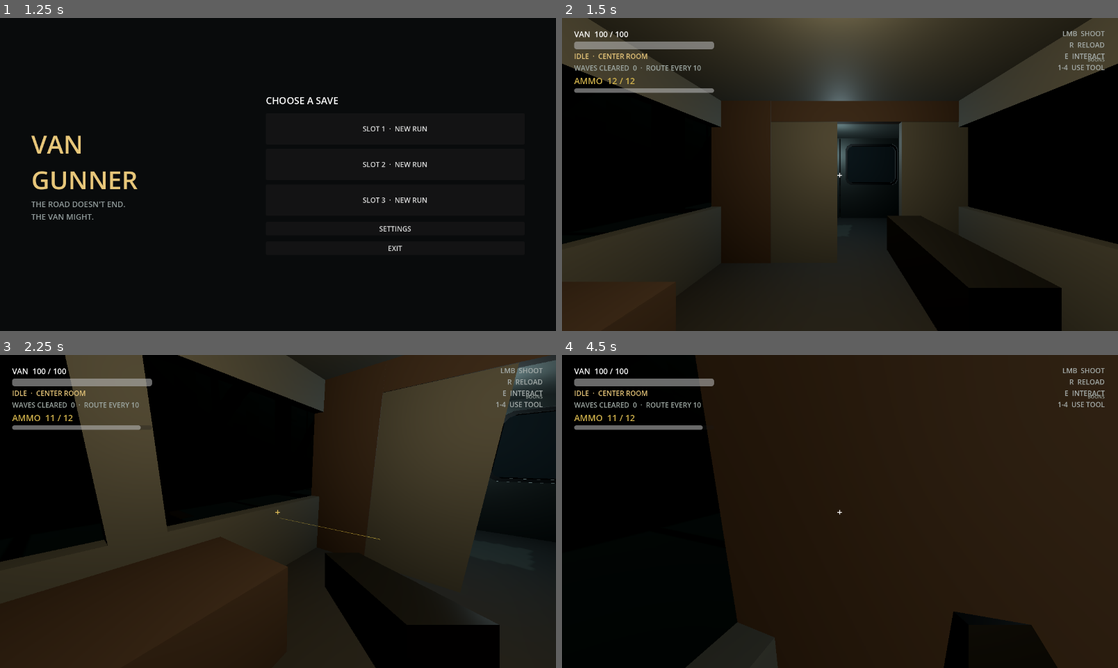
Above: before the commit, frames 1-4 (two rows, left to right).
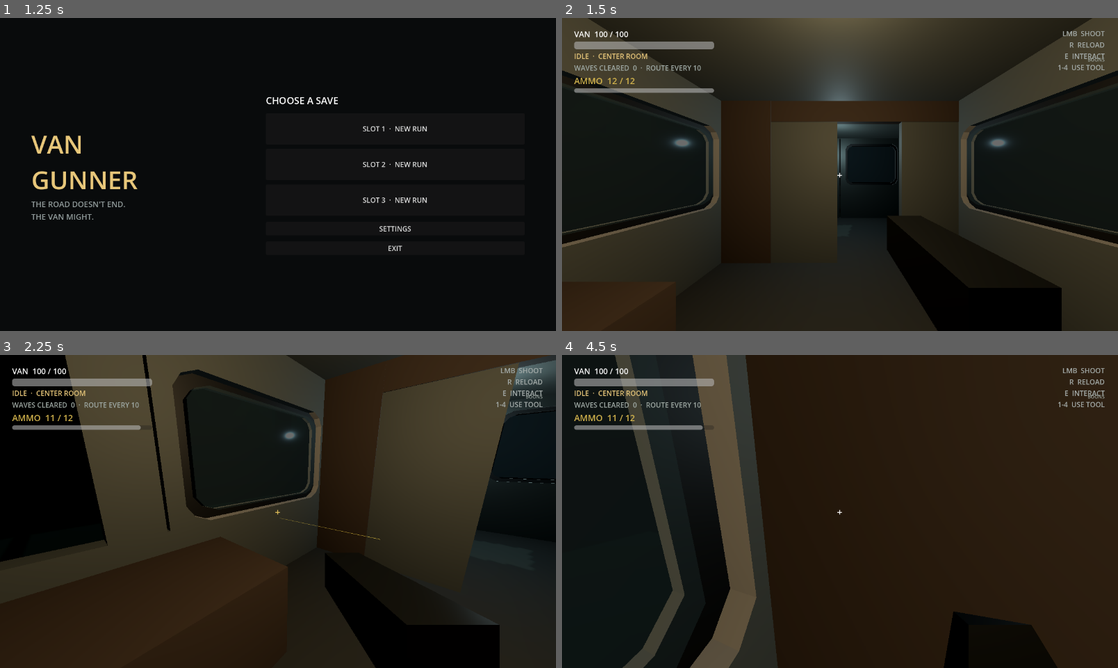
Above: after the commit, the same moments.

Repository: SebastianFreitas/van-gunner
Game: Godot game, scene res://scenes/boot/boot.tscn
Two runs of this game, one before a commit and one after it. Both use one fixed random seed, a clock stepped at 60 frames per second and the inputs below.
Inputs (mouse positions are in pixels of both pictures, inside the frame that each line leads up to):
- Up to frame 1 (1.25 s): tap Enter at 0.5 s; move the mouse to (400, 158) at 0.52 s; hold D (move_right) from 0.53 s (still down); hold E (interact) from 0.53 s (still down)
- Up to frame 2 (1.5 s): release D (move_right) at 1.25 s; release E (interact) at 1.25 s; click "SLOT 1 · NEW RUN" at 1.25 s
- Up to frame 3 (2.25 s): tap Space at 2 s; move the mouse to (250, 511) at 2.02 s; hold W (move_forward) from 2.03 s (still down); click (250, 511) at 2.1 s
- Up to frame 4 (4.5 s): keep holding W (move_forward); move the mouse to (851, 505) at 2.77 s; hold 1 (use_slot_1) 2.78-3.53 s; tap Enter at 3.5 s; move the mouse to (834, 517) at 3.52 s; tap 2 (use_slot_2) at 3.6 s; tap Space at 4.25 s; move the mouse to (878, 514) at 4.27 s; hold 3 (use_slot_3) from 4.28 s (still down)

Frame 1 is identical in both runs. In frame 2, 4.4% of the frame differs, in the area x 0-100%, y 14-74%; in frame 3, 4.9%; in frame 4, 15%, in the area x 9-39%, y 0-100%.

Commit message:
Fit side windows into the wall with matching rounded cutouts.
Co-authored-by: Cursor <cursoragent@cursor.com>

Diff:
--- a/scenes/van/van.tscn
+++ b/scenes/van/van.tscn
@@ -103,6 +103,9 @@
 [sub_resource type="BoxMesh" id="RearWindowGlassMesh"]
 size = Vector3(1.8, 1.36, 0.04)
 
+[sub_resource type="BoxShape3D" id="SideWindowGlassShape"]
+size = Vector3(0.22, 1.28, 2.28)
+
 [sub_resource type="BoxMesh" id="FrontPanelMesh"]
 size = Vector3(1.6, 2.65, 0.2)
 
@@ -277,6 +280,200 @@
 [node name="RightFrontCollision" type="CollisionShape3D" parent="TravelPath/VanFollow/VanRig/Interior/Shell/SidePillars" unique_id=556399036]
 transform = Transform3D(1, 0, 0, 0, 1, 0, 0, 0, 1, 2.31, 1.775, -2)
 shape = SubResource("SidePillarShape")
+
+[node name="SideWindows" type="Node3D" parent="TravelPath/VanFollow/VanRig/Interior/Shell"]
+
+[node name="LeftRear" type="Node3D" parent="TravelPath/VanFollow/VanRig/Interior/Shell/SideWindows"]
+transform = Transform3D(1, 0, 0, 0, 1, 0, 0, 0, 1, -2.31, 1.775, 2.835)
+
+[node name="WallPanel" type="CSGCombiner3D" parent="TravelPath/VanFollow/VanRig/Interior/Shell/SideWindows/LeftRear"]
+use_collision = false
+
+[node name="Body" type="CSGBox3D" parent="TravelPath/VanFollow/VanRig/Interior/Shell/SideWindows/LeftRear/WallPanel"]
+material = SubResource("WallMaterial")
+size = Vector3(0.18, 1.55, 2.78)
+
+[node name="WindowCut" type="CSGPolygon3D" parent="TravelPath/VanFollow/VanRig/Interior/Shell/SideWindows/LeftRear/WallPanel"]
+transform = Transform3D(0, 0, 1, 0, 1, 0, -1, 0, 0, 0.1, 0, 0)
+operation = 2
+polygon = PackedVector2Array(-0.983, -0.707, -1.142, -0.636, -1.222, -0.519, -1.222, 0.519, -1.142, 0.636, -0.983, 0.707, 0.983, 0.707, 1.142, 0.636, 1.222, 0.519, 1.222, -0.519, 1.142, -0.636, 0.983, -0.707)
+depth = 0.28
+
+[node name="WindowFrame" type="CSGCombiner3D" parent="TravelPath/VanFollow/VanRig/Interior/Shell/SideWindows/LeftRear"]
+transform = Transform3D(0, 0, 1, 0, 1, 0, -1, 0, 0, -0.02, 0, 0)
+use_collision = false
+
+[node name="Outer" type="CSGPolygon3D" parent="TravelPath/VanFollow/VanRig/Interior/Shell/SideWindows/LeftRear/WindowFrame"]
+material = SubResource("RearWindowFrameMaterial")
+polygon = PackedVector2Array(-1.029, -0.74, -1.196, -0.666, -1.28, -0.543, -1.28, 0.543, -1.196, 0.666, -1.029, 0.74, 1.029, 0.74, 1.196, 0.666, 1.28, 0.543, 1.28, -0.543, 1.196, -0.666, 1.029, -0.74)
+depth = 0.05
+
+[node name="InnerCut" type="CSGPolygon3D" parent="TravelPath/VanFollow/VanRig/Interior/Shell/SideWindows/LeftRear/WindowFrame"]
+transform = Transform3D(1, 0, 0, 0, 1, 0, 0, 0, 1, 0, 0, 0.01)
+operation = 2
+polygon = PackedVector2Array(-0.861, -0.617, -1.017, -0.56, -1.1, -0.455, -1.1, 0.455, -1.017, 0.56, -0.861, 0.617, 0.861, 0.617, 1.017, 0.56, 1.1, 0.455, 1.1, -0.455, 1.017, -0.56, 0.861, -0.617)
+depth = 0.08
+
+[node name="WindowGlass" type="CSGPolygon3D" parent="TravelPath/VanFollow/VanRig/Interior/Shell/SideWindows/LeftRear"]
+transform = Transform3D(0, 0, 1, 0, 1, 0, -1, 0, 0, 0.06, 0, 0)
+material = SubResource("RearWindowGlassMaterial")
+polygon = PackedVector2Array(-0.861, -0.617, -1.017, -0.56, -1.1, -0.455, -1.1, 0.455, -1.017, 0.56, -0.861, 0.617, 0.861, 0.617, 1.017, 0.56, 1.1, 0.455, 1.1, -0.455, 1.017, -0.56, 0.861, -0.617)
+depth = 0.04
+
+[node name="BreakableGlass" type="Area3D" parent="TravelPath/VanFollow/VanRig/Interior/Shell/SideWindows/LeftRear"]
+transform = Transform3D(1, 0, 0, 0, 1, 0, 0, 0, 1, 0.06, 0, 0)
+collision_layer = 4
+collision_mask = 0
+monitoring = false
+monitorable = true
+script = ExtResource("18")
+
+[node name="Collision" type="CollisionShape3D" parent="TravelPath/VanFollow/VanRig/Interior/Shell/SideWindows/LeftRear/BreakableGlass"]
+shape = SubResource("SideWindowGlassShape")
+
+[node name="LeftFront" type="Node3D" parent="TravelPath/VanFollow/VanRig/Interior/Shell/SideWindows"]
+transform = Transform3D(1, 0, 0, 0, 1, 0, 0, 0, 1, -2.31, 1.775, -0.375)
+
+[node name="WallPanel" type="CSGCombiner3D" parent="TravelPath/VanFollow/VanRig/Interior/Shell/SideWindows/LeftFront"]
+use_collision = false
+
+[node name="Body" type="CSGBox3D" parent="TravelPath/VanFollow/VanRig/Interior/Shell/SideWindows/LeftFront/WallPanel"]
+material = SubResource("WallMaterial")
+size = Vector3(0.18, 1.55, 2.78)
+
+[node name="WindowCut" type="CSGPolygon3D" parent="TravelPath/VanFollow/VanRig/Interior/Shell/SideWindows/LeftFront/WallPanel"]
+transform = Transform3D(0, 0, 1, 0, 1, 0, -1, 0, 0, 0.1, 0, 0)
+operation = 2
+polygon = PackedVector2Array(-0.983, -0.707, -1.142, -0.636, -1.222, -0.519, -1.222, 0.519, -1.142, 0.636, -0.983, 0.707, 0.983, 0.707, 1.142, 0.636, 1.222, 0.519, 1.222, -0.519, 1.142, -0.636, 0.983, -0.707)
+depth = 0.28
+
+[node name="WindowFrame" type="CSGCombiner3D" parent="TravelPath/VanFollow/VanRig/Interior/Shell/SideWindows/LeftFront"]
+transform = Transform3D(0, 0, 1, 0, 1, 0, -1, 0, 0, -0.02, 0, 0)
+use_collision = false
+
+[node name="Outer" type="CSGPolygon3D" parent="TravelPath/VanFollow/VanRig/Interior/Shell/SideWindows/LeftFront/WindowFrame"]
+material = SubResource("RearWindowFrameMaterial")
+polygon = PackedVector2Array(-1.029, -0.74, -1.196, -0.666, -1.28, -0.543, -1.28, 0.543, -1.196, 0.666, -1.029, 0.74, 1.029, 0.74, 1.196, 0.666, 1.28, 0.543, 1.28, -0.543, 1.196, -0.666, 1.029, -0.74)
+depth = 0.05
+
+[node name="InnerCut" type="CSGPolygon3D" parent="TravelPath/VanFollow/VanRig/Interior/Shell/SideWindows/LeftFront/WindowFrame"]
+transform = Transform3D(1, 0, 0, 0, 1, 0, 0, 0, 1, 0, 0, 0.01)
+operation = 2
+polygon = PackedVector2Array(-0.861, -0.617, -1.017, -0.56, -1.1, -0.455, -1.1, 0.455, -1.017, 0.56, -0.861, 0.617, 0.861, 0.617, 1.017, 0.56, 1.1, 0.455, 1.1, -0.455, 1.017, -0.56, 0.861, -0.617)
+depth = 0.08
+
+[node name="WindowGlass" type="CSGPolygon3D" parent="TravelPath/VanFollow/VanRig/Interior/Shell/SideWindows/LeftFront"]
+transform = Transform3D(0, 0, 1, 0, 1, 0, -1, 0, 0, 0.06, 0, 0)
+material = SubResource("RearWindowGlassMaterial")
+polygon = PackedVector2Array(-0.861, -0.617, -1.017, -0.56, -1.1, -0.455, -1.1, 0.455, -1.017, 0.56, -0.861, 0.617, 0.861, 0.617, 1.017, 0.56, 1.1, 0.455, 1.1, -0.455, 1.017, -0.56, 0.861, -0.617)
+depth = 0.04
+
+[node name="BreakableGlass" type="Area3D" parent="TravelPath/VanFollow/VanRig/Interior/Shell/SideWindows/LeftFront"]
+transform = Transform3D(1, 0, 0, 0, 1, 0, 0, 0, 1, 0.06, 0, 0)
+collision_layer = 4
+collision_mask = 0
+monitoring = false
+monitorable = true
+script = ExtResource("18")
+
+[node name="Collision" type="CollisionShape3D" parent="TravelPath/VanFollow/VanRig/Interior/Shell/SideWindows/LeftFront/BreakableGlass"]
+shape = SubResource("SideWindowGlassShape")
+
+[node name="RightRear" type="Node3D" parent="TravelPath/VanFollow/VanRig/Interior/Shell/SideWindows"]
+transform = Transform3D(1, 0, 0, 0, 1, 0, 0, 0, 1, 2.31, 1.775, 2.835)
+
+[node name="WallPanel" type="CSGCombiner3D" parent="TravelPath/VanFollow/VanRig/Interior/Shell/SideWindows/RightRear"]
+use_collision = false
+
+[node name="Body" type="CSGBox3D" parent="TravelPath/VanFollow/VanRig/Interior/Shell/SideWindows/RightRear/WallPanel"]
+material = SubResource("WallMaterial")
+size = Vector3(0.18, 1.55, 2.78)
+
+[node name="WindowCut" type="CSGPolygon3D" parent="TravelPath/VanFollow/VanRig/Interior/Shell/SideWindows/RightRear/WallPanel"]
+transform = Transform3D(0, 0, -1, 0, 1, 0, 1, 0, 0, -0.1, 0, 0)
+operation = 2
+polygon = PackedVector2Array(-0.983, -0.707, -1.142, -0.636, -1.222, -0.519, -1.222, 0.519, -1.142, 0.636, -0.983, 0.707, 0.983, 0.707, 1.142, 0.636, 1.222, 0.519, 1.222, -0.519, 1.142, -0.636, 0.983, -0.707)
+depth = 0.28
+
+[node name="WindowFrame" type="CSGCombiner3D" parent="TravelPath/VanFollow/VanRig/Interior/Shell/SideWindows/RightRear"]
+transform = Transform3D(0, 0, -1, 0, 1, 0, 1, 0, 0, 0.02, 0, 0)
+use_collision = false
+
+[node name="Outer" type="CSGPolygon3D" parent="TravelPath/VanFollow/VanRig/Interior/Shell/SideWindows/RightRear/WindowFrame"]
+material = SubResource("RearWindowFrameMaterial")
+polygon = PackedVector2Array(-1.029, -0.74, -1.196, -0.666, -1.28, -0.543, -1.28, 0.543, -1.196, 0.666, -1.029, 0.74, 1.029, 0.74, 1.196, 0.666, 1.28, 0.543, 1.28, -0.543, 1.196, -0.666, 1.029, -0.74)
+depth = 0.05
+
+[node name="InnerCut" type="CSGPolygon3D" parent="TravelPath/VanFollow/VanRig/Interior/Shell/SideWindows/RightRear/WindowFrame"]
+transform = Transform3D(1, 0, 0, 0, 1, 0, 0, 0, 1, 0, 0, 0.01)
+operation = 2
+polygon = PackedVector2Array(-0.861, -0.617, -1.017, -0.56, -1.1, -0.455, -1.1, 0.455, -1.017, 0.56, -0.861, 0.617, 0.861, 0.617, 1.017, 0.56, 1.1, 0.455, 1.1, -0.455, 1.017, -0.56, 0.861, -0.617)
+depth = 0.08
+
+[node name="WindowGlass" type="CSGPolygon3D" parent="TravelPath/VanFollow/VanRig/Interior/Shell/SideWindows/RightRear"]
+transform = Transform3D(0, 0, -1, 0, 1, 0, 1, 0, 0, -0.06, 0, 0)
+material = SubResource("RearWindowGlassMaterial")
+polygon = PackedVector2Array(-0.861, -0.617, -1.017, -0.56, -1.1, -0.455, -1.1, 0.455, -1.017, 0.56, -0.861, 0.617, 0.861, 0.617, 1.017, 0.56, 1.1, 0.455, 1.1, -0.455, 1.017, -0.56, 0.861, -0.617)
+depth = 0.04
+
+[node name="BreakableGlass" type="Area3D" parent="TravelPath/VanFollow/VanRig/Interior/Shell/SideWindows/RightRear"]
+transform = Transform3D(1, 0, 0, 0, 1, 0, 0, 0, 1, -0.06, 0, 0)
+collision_layer = 4
+collision_mask = 0
+monitoring = false
+monitorable = true
+script = ExtResource("18")
+
+[node name="Collision" type="CollisionShape3D" parent="TravelPath/VanFollow/VanRig/Interior/Shell/SideWindows/RightRear/BreakableGlass"]
+shape = SubResource("SideWindowGlassShape")
+
+[node name="RightFront" type="Node3D" parent="TravelPath/VanFollow/VanRig/Interior/Shell/SideWindows"]
+transform = Transform3D(1, 0, 0, 0, 1, 0, 0, 0, 1, 2.31, 1.775, -0.375)
+
+[node name="WallPanel" type="CSGCombiner3D" parent="TravelPath/VanFollow/VanRig/Interior/Shell/SideWindows/RightFront"]
+use_collision = false
+
+[node name="Body" type="CSGBox3D" parent="TravelPath/VanFollow/VanRig/Interior/Shell/SideWindows/RightFront/WallPanel"]
+material = SubResource("WallMaterial")
+size = Vector3(0.18, 1.55, 2.78)
+
+[node name="WindowCut" type="CSGPolygon3D" parent="TravelPath/VanFollow/VanRig/Interior/Shell/SideWindows/RightFront/WallPanel"]
+transform = Transform3D(0, 0, -1, 0, 1, 0, 1, 0, 0, -0.1, 0, 0)
+operation = 2
+polygon = PackedVector2Array(-0.983, -0.707, -1.142, -0.636, -1.222, -0.519, -1.222, 0.519, -1.142, 0.636, -0.983, 0.707, 0.983, 0.707, 1.142, 0.636, 1.222, 0.519, 1.222, -0.519, 1.142, -0.636, 0.983, -0.707)
+depth = 0.28
+
+[node name="WindowFrame" type="CSGCombiner3D" parent="TravelPath/VanFollow/VanRig/Interior/Shell/SideWindows/RightFront"]
+transform = Transform3D(0, 0, -1, 0, 1, 0, 1, 0, 0, 0.02, 0, 0)
+use_collision = false
+
+[node name="Outer" type="CSGPolygon3D" parent="TravelPath/VanFollow/VanRig/Interior/Shell/SideWindows/RightFront/WindowFrame"]
+material = SubResource("RearWindowFrameMaterial")
+polygon = PackedVector2Array(-1.029, -0.74, -1.196, -0.666, -1.28, -0.543, -1.28, 0.543, -1.196, 0.666, -1.029, 0.74, 1.029, 0.74, 1.196, 0.666, 1.28, 0.543, 1.28, -0.543, 1.196, -0.666, 1.029, -0.74)
+depth = 0.05
+
+[node name="InnerCut" type="CSGPolygon3D" parent="TravelPath/VanFollow/VanRig/Interior/Shell/SideWindows/RightFront/WindowFrame"]
+transform = Transform3D(1, 0, 0, 0, 1, 0, 0, 0, 1, 0, 0, 0.01)
+operation = 2
+polygon = PackedVector2Array(-0.861, -0.617, -1.017, -0.56, -1.1, -0.455, -1.1, 0.455, -1.017, 0.56, -0.861, 0.617, 0.861, 0.617, 1.017, 0.56, 1.1, 0.455, 1.1, -0.455, 1.017, -0.56, 0.861, -0.617)
+depth = 0.08
+
+[node name="WindowGlass" type="CSGPolygon3D" parent="TravelPath/VanFollow/VanRig/Interior/Shell/SideWindows/RightFront"]
+transform = Transform3D(0, 0, -1, 0, 1, 0, 1, 0, 0, -0.06, 0, 0)
+material = SubResource("RearWindowGlassMaterial")
+polygon = PackedVector2Array(-0.861, -0.617, -1.017, -0.56, -1.1, -0.455, -1.1, 0.455, -1.017, 0.56, -0.861, 0.617, 0.861, 0.617, 1.017, 0.56, 1.1, 0.455, 1.1, -0.455, 1.017, -0.56, 0.861, -0.617)
+depth = 0.04
+
+[node name="BreakableGlass" type="Area3D" parent="TravelPath/VanFollow/VanRig/Interior/Shell/SideWindows/RightFront"]
+transform = Transform3D(1, 0, 0, 0, 1, 0, 0, 0, 1, -0.06, 0, 0)
+collision_layer = 4
+collision_mask = 0
+monitoring = false
+monitorable = true
+script = ExtResource("18")
+
+[node name="Collision" type="CollisionShape3D" parent="TravelPath/VanFollow/VanRig/Interior/Shell/SideWindows/RightFront/BreakableGlass"]
+shape = SubResource("SideWindowGlassShape")
 
 [node name="RearWall" type="Node3D" parent="TravelPath/VanFollow/VanRig/Interior/Shell" unique_id=1122502090 groups=["rear_doors"]]
 script = ExtResource("14")
--- a/scripts/core/game_balance.gd
+++ b/scripts/core/game_balance.gd
@@ -33,7 +33,7 @@
 const REAR_DOOR_BREACH_HP := 96.0
 ## Side windows open faster — about 4 hits at default raider damage.
 const WINDOW_BREACH_HP := 32.0
-## Rear door glass panes — one default shot is enough to shatter.
+## Door / window glass panes — one default shot is enough to shatter.
 const REAR_WINDOW_GLASS_HP := 1.0
 ## Interior move speed after a breach (van-local units/sec).
 const MOB_INTERIOR_SPEED := 4.5
--- a/scripts/run/breakable_glass.gd
+++ b/scripts/run/breakable_glass.gd
@@ -1,15 +1,15 @@
 extends Area3D
 
-## Pane on a rear door leaf. Any solid hit shatters it; metal frame stays.
-## Uses the enemy hit layer (same as pickups/raiders) so projectiles apply
-## damage instead of ricocheting off world geometry.
+## Breakable window pane (rear doors or side openings). Any solid hit
+## shatters it; surrounding metal stays. Uses the enemy hit layer (same as
+## pickups/raiders) so projectiles apply damage instead of ricocheting.
 
 signal shattered
 
 @export var glass_mesh_path: NodePath = ^"../WindowGlass"
 
 var _broken := false
-var _glass_mesh: MeshInstance3D
+var _glass_visual: Node3D
 var _collision: CollisionShape3D
 
 
@@ -19,9 +19,9 @@
 	collision_mask = 0
 	monitoring = false
 	monitorable = true
-	_glass_mesh = get_parent().get_node_or_null("WindowGlass") as MeshInstance3D
-	if _glass_mesh == null:
-		_glass_mesh = get_node_or_null(glass_mesh_path) as MeshInstance3D
+	_glass_visual = get_parent().get_node_or_null("WindowGlass") as Node3D
+	if _glass_visual == null:
+		_glass_visual = get_node_or_null(glass_mesh_path) as Node3D
 	_collision = get_node_or_null("Collision") as CollisionShape3D
 
 
@@ -39,8 +39,8 @@
 	_broken = true
 	if _collision:
 		_collision.set_deferred("disabled", true)
-	if _glass_mesh:
-		_glass_mesh.hide()
+	if _glass_visual:
+		_glass_visual.hide()
 	_spawn_shatter_fx()
 	shattered.emit()
 
